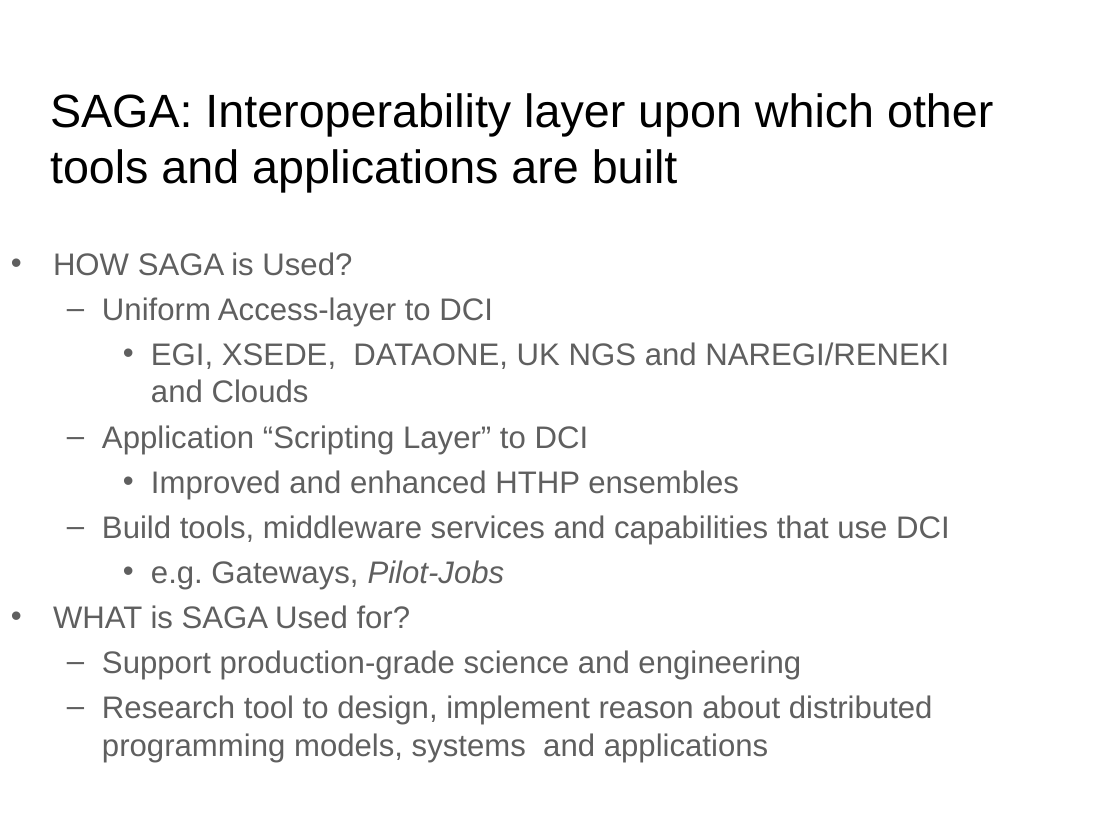
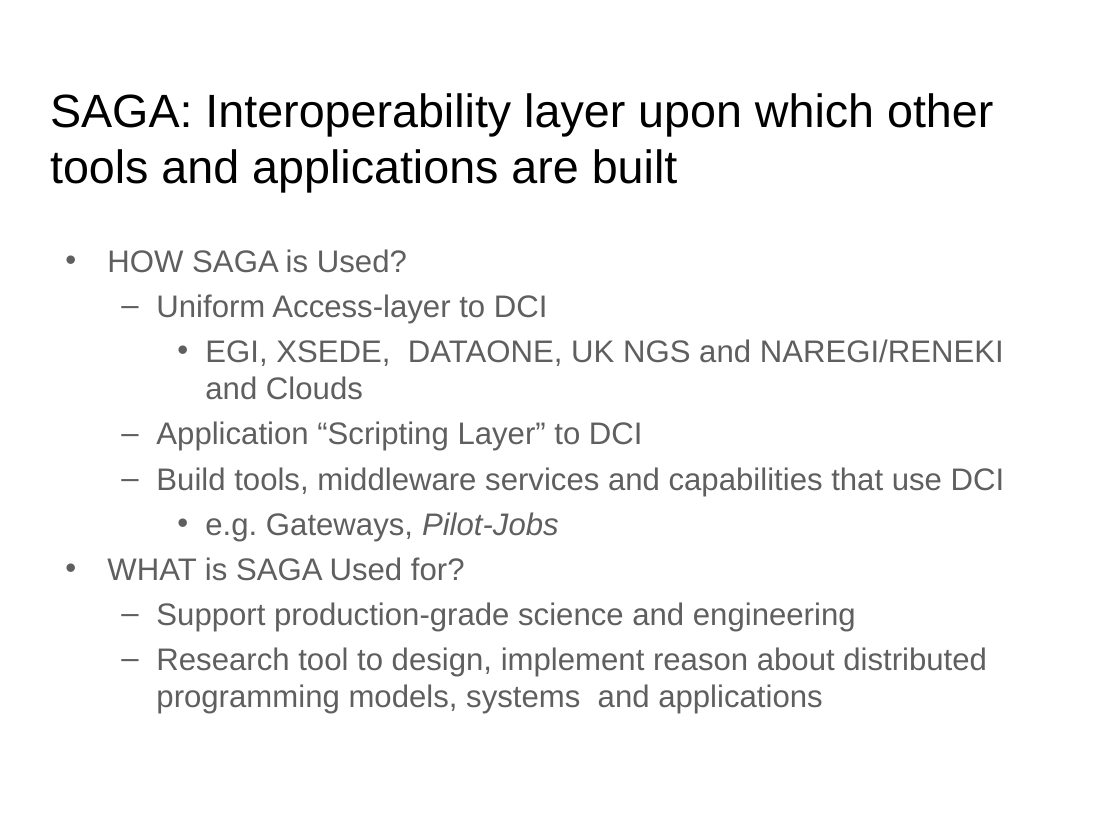
Before and after one commit to saga-project/presentations, a slide deck: slide 23 of bnl-pstar.ppt. Drawn at 1120x840 pixels with LibreOffice and Linux fonts; fonts in the diff are those of the drawing; background and template pictures are left out. Boxes give left, top, right and bottom in pixels: in the first picture for what was removed or moved away, otherwise in the second. Text is boxed around its words. In the diff, an @@ line names an element or a change of style, - is before the commit and + after.

```diff
--- a/bnl-pstar.ppt
+++ b/bnl-pstar.ppt
@@ text "HOW SAGA is Used?": place and size @@
-text "HOW SAGA is Used?" at [53,252,950,762]
+text "HOW SAGA is Used?" at [107,249,1005,714]
@@ text at [151,470,739,499]: paragraph removed @@
-    • Improved and enhanced HTHP ensembles
```
Also in this commit, not shown: 14 other slides changed.
